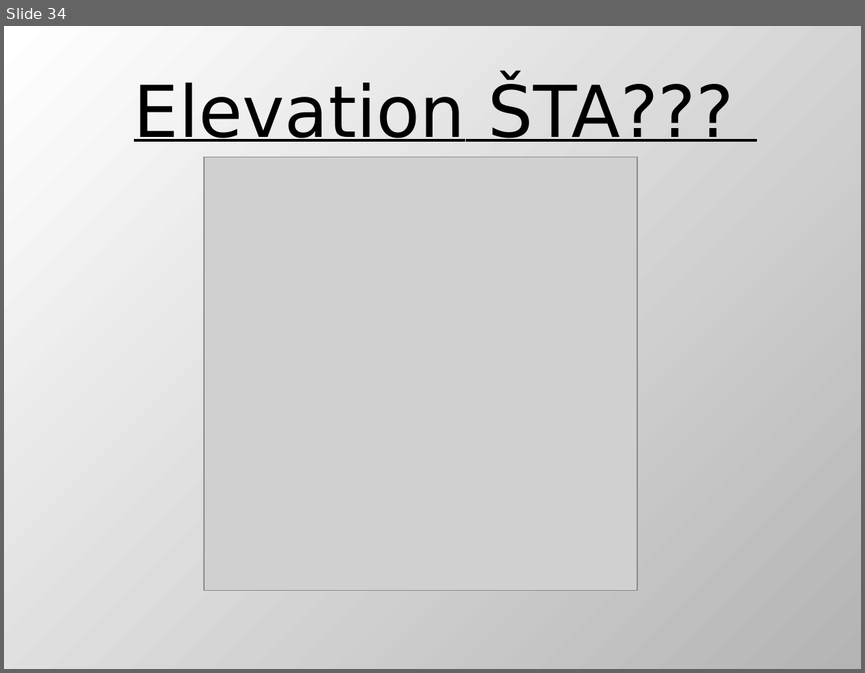
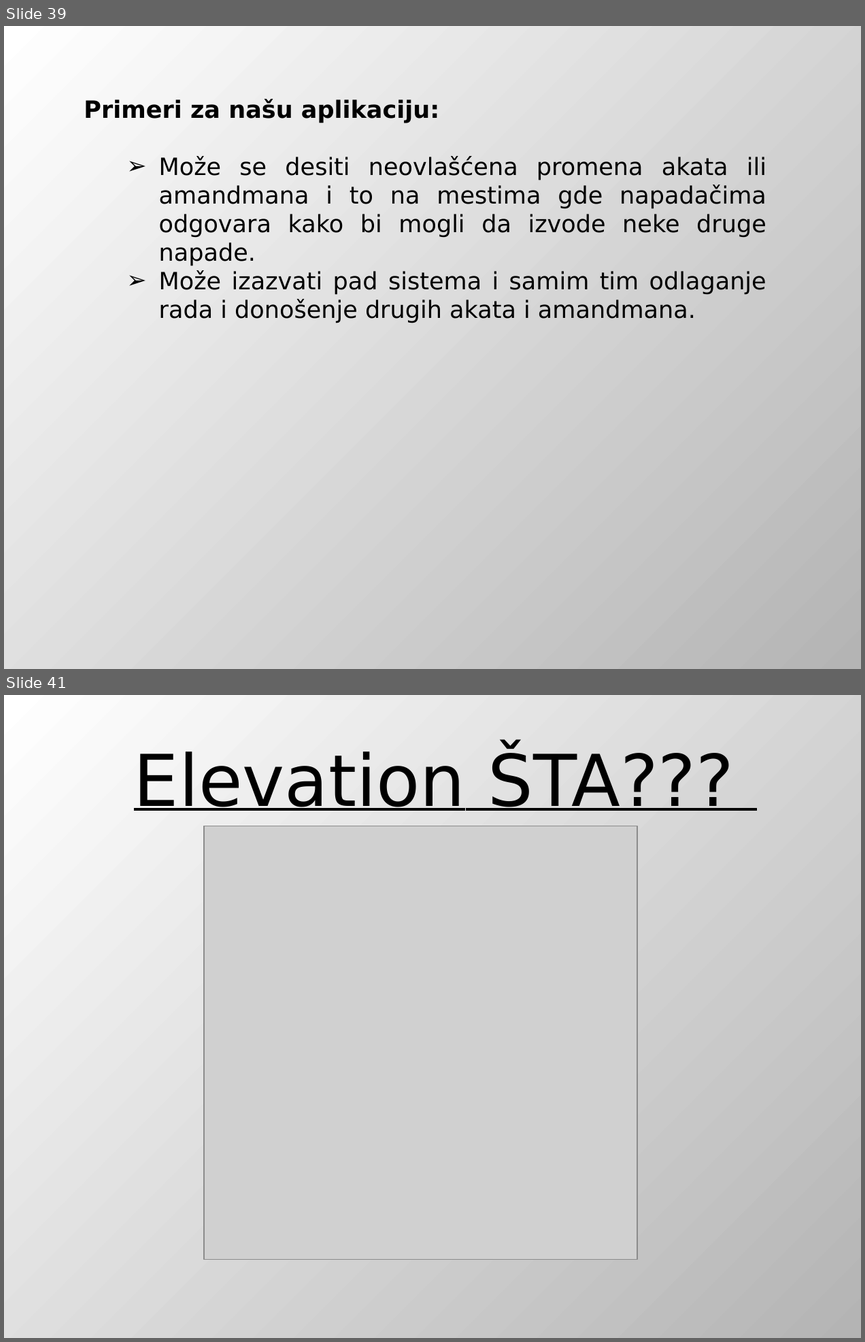
Before and after one commit to DejanUrosevic/XML-Projekat, a slide deck: Model Pretnji.pptx. Shown one above the other, each under a label of ours: slide 34 before the commit, slides 39 and 41 after it; the slides between them are not shown. The pictures are 865x673 and 865x1342 pixels, drawn with LibreOffice and Linux fonts; fonts in the diff are those of the drawing; grey boxes stand for pictures. Boxes give left, top, right and bottom in pixels: in the first picture for what was removed or moved away, otherwise in the second. Text is boxed around its words. In the diff, an @@ line names an element or a change of style, - is before the commit and + after.

```diff
--- a/Model Pretnji.pptx
+++ b/Model Pretnji.pptx
@@ slide 39 added at box(4, 26, 861, 669), background gradient #FFFFFF to #B4B4B4 @@
@@ text added at box(84, 99, 766, 323), 20 pt, text #000000 @@
+Primeri za našu aplikaciju:
+  ➢ Može se desiti neovlašćena promena akata ili amandmana i to na mestima gde napadačima odgovara kako bi mogli da izvode neke druge napade.
+  ➢ Može izazvati pad sistema i samim tim odlaganje rada i donošenje drugih akata i amandmana.
@@ what was slide 34 is now slide 41 @@
```
Also in this commit, not shown: 1 slide changed, 6 other slides added.
